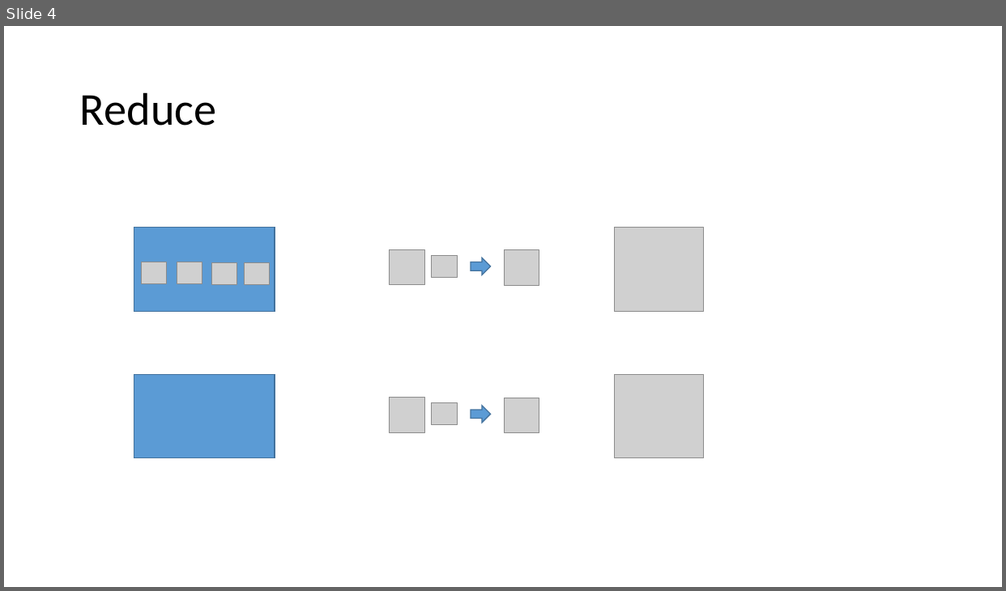
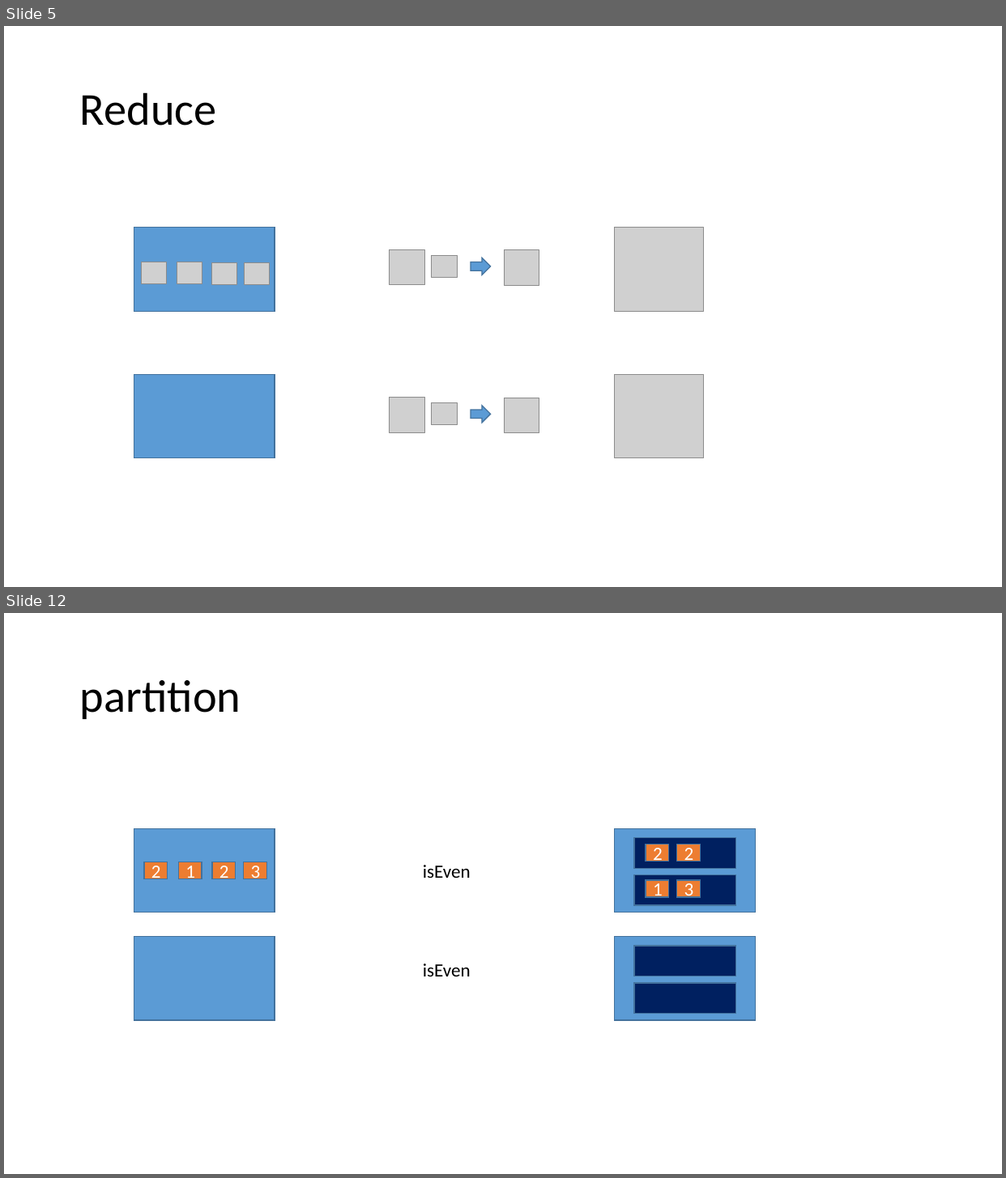
Before and after one commit to morotsman/lecture_functional_programming, a slide deck: lodash/List.pptx. Shown one above the other, each under a label of ours: slide 4 before the commit, slides 5 and 12 after it; the slides between them are not shown. The pictures are 1006x591 and 1006x1178 pixels, drawn with LibreOffice and Linux fonts; fonts in the diff are those of the drawing; grey boxes stand for pictures; background and template pictures are left out. Boxes give left, top, right and bottom in pixels: in the first picture for what was removed or moved away, otherwise in the second. Text is boxed around its words. In the diff, an @@ line names an element or a change of style, - is before the commit and + after.

```diff
--- a/lodash/List.pptx
+++ b/lodash/List.pptx
@@ slide 12 added at bbox=[4, 613, 1002, 1174], background #FFFFFF @@
@@ title added at bbox=[80, 680, 241, 719], 44 pt, text #000000 @@
+partition
@@ rectangle added at bbox=[134, 828, 275, 913], fill #5B9BD5, outline #43739E 1 pt @@
@@ rectangle added at bbox=[615, 828, 756, 913], fill #5B9BD5, outline #43739E 1 pt @@
@@ rectangle added at bbox=[634, 838, 736, 869], fill #002060, outline #43739E 1 pt @@
@@ rectangle added at bbox=[646, 845, 669, 862], fill #ED7D31, outline #43739E 1 pt, 18 pt, text #FFFFFF @@
+2
@@ rectangle added at bbox=[677, 845, 701, 862], fill #ED7D31, outline #43739E 1 pt, 18 pt, text #FFFFFF @@
+2
@@ rectangle added at bbox=[144, 862, 167, 879], fill #ED7D31, outline #43739E 1 pt, 18 pt, text #FFFFFF @@
+2
@@ rectangle added at bbox=[178, 862, 202, 879], fill #ED7D31, outline #43739E 1 pt, 18 pt, text #FFFFFF @@
+1
@@ rectangle added at bbox=[212, 862, 236, 879], fill #ED7D31, outline #43739E 1 pt, 18 pt, text #FFFFFF @@
+2
@@ rectangle added at bbox=[244, 862, 266, 879], fill #ED7D31, outline #43739E 1 pt, 18 pt, text #FFFFFF @@
+3
@@ text added at bbox=[423, 865, 471, 878], 18 pt, text #000000 @@
+isEven
@@ rectangle added at bbox=[634, 875, 736, 905], fill #002060, outline #43739E 1 pt @@
@@ rectangle added at bbox=[646, 880, 669, 897], fill #ED7D31, outline #43739E 1 pt, 18 pt, text #FFFFFF @@
+1
@@ rectangle added at bbox=[677, 880, 701, 897], fill #ED7D31, outline #43739E 1 pt, 18 pt, text #FFFFFF @@
+3
@@ rectangle added at bbox=[134, 936, 275, 1020], fill #5B9BD5, outline #43739E 1 pt @@
@@ rectangle added at bbox=[615, 936, 756, 1020], fill #5B9BD5, outline #43739E 1 pt @@
@@ rectangle added at bbox=[634, 946, 736, 977], fill #002060, outline #43739E 1 pt @@
@@ text added at bbox=[423, 964, 471, 977], 18 pt, text #000000 @@
+isEven
@@ rectangle added at bbox=[634, 983, 736, 1014], fill #002060, outline #43739E 1 pt @@
@@ what was slide 4 is now slide 5 @@
```
Also in this commit, not shown: 2 slides changed, 2 other slides added, 1 other file.
